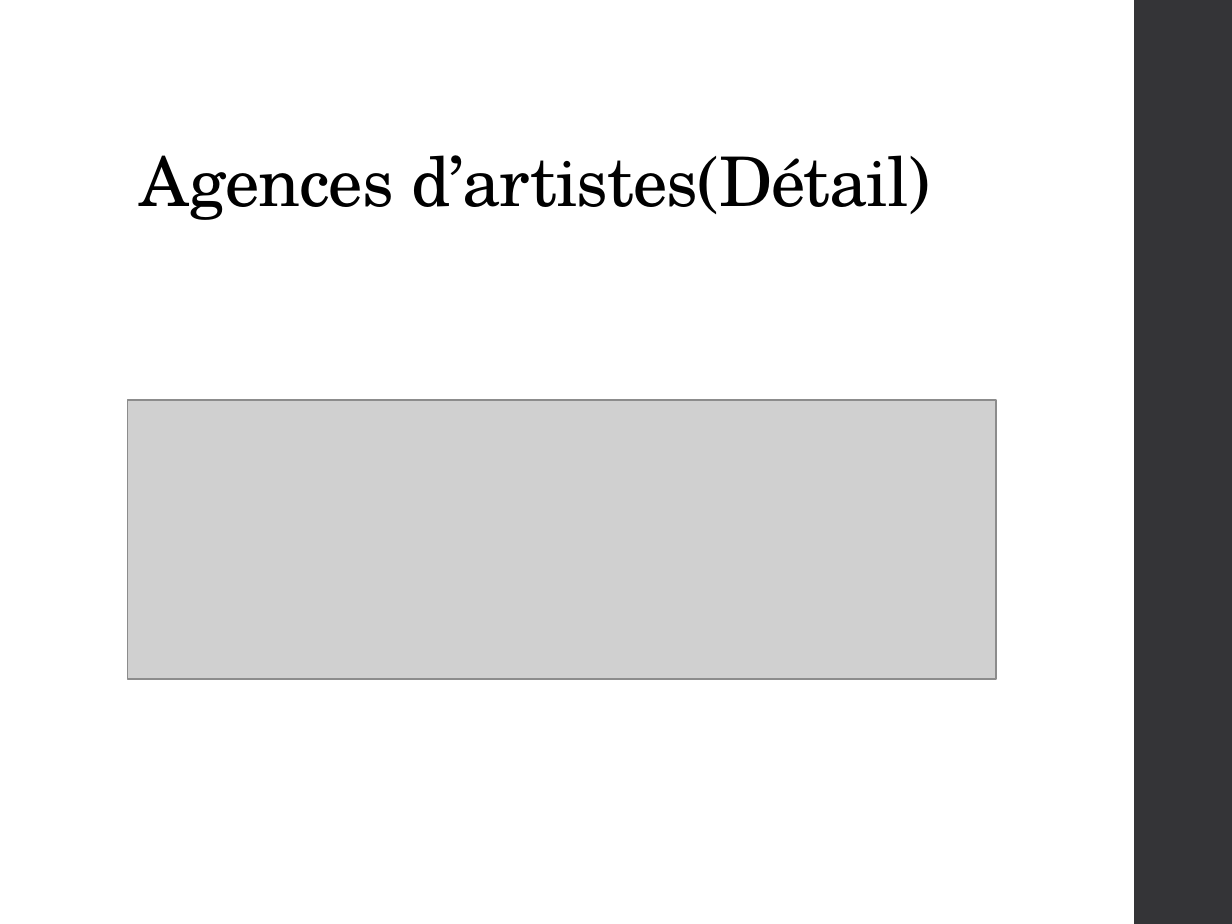
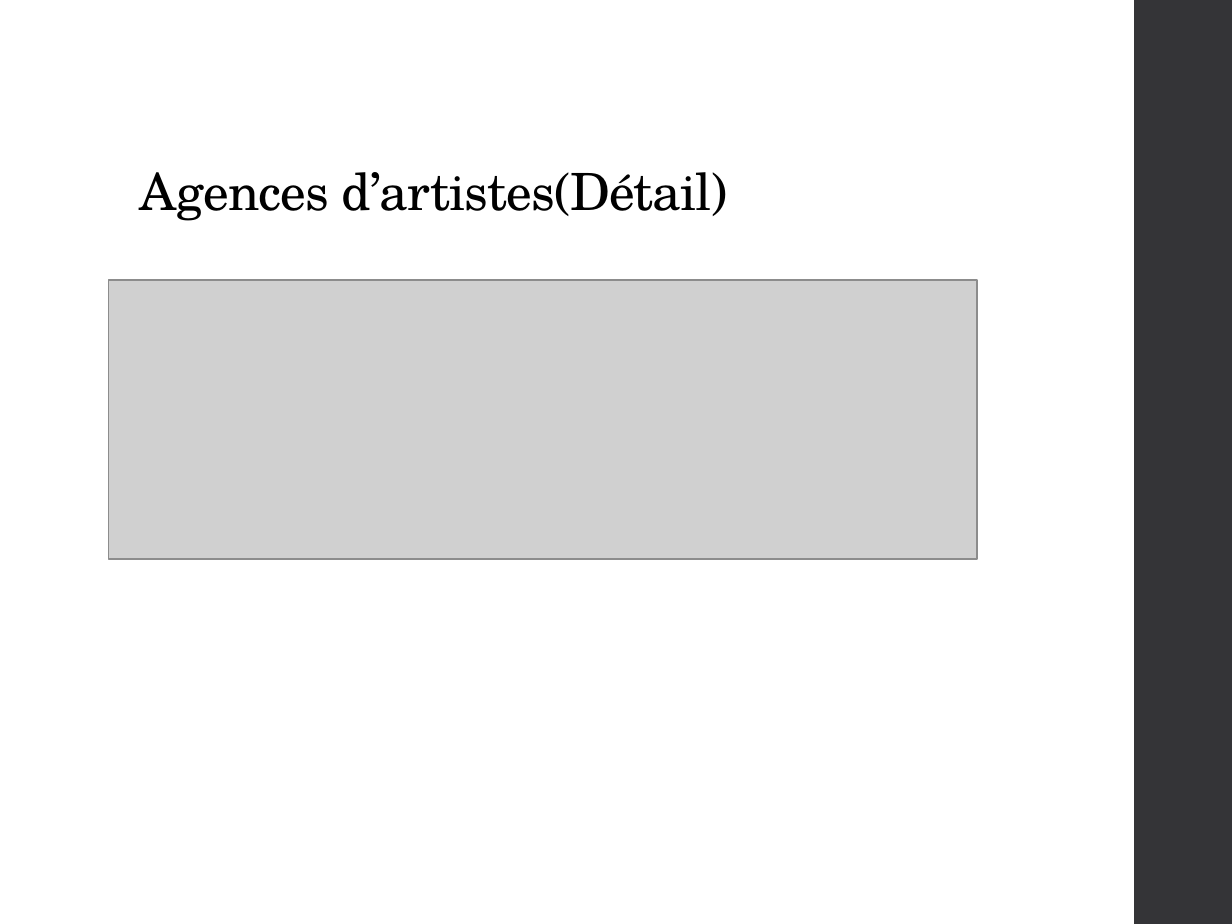
Before and after one commit to qwertyuu/Projet_fin_etudes_2016-2017, a slide deck: slide 7 of Gestion de projet/Présentations/PowerPoint.pptx. Drawn at 1232x924 pixels with LibreOffice and Linux fonts; fonts in the diff are those of the drawing; grey boxes stand for pictures. Boxes give left, top, right and bottom in pixels: in the first picture for what was removed or moved away, otherwise in the second. Text is boxed around its words. In the diff, an @@ line names an element or a change of style, - is before the commit and + after.

```diff
--- a/Gestion de projet/Présentations/PowerPoint.pptx
+++ b/Gestion de projet/Présentations/PowerPoint.pptx
@@ title "Agences d’artistes(Détail)" at (x1=140, y1=172, x2=728, y2=221): size 40 to 30 pt @@
@@ picture moved from (x1=127, y1=400, x2=995, y2=680) to (x1=108, y1=280, x2=977, y2=559) @@
```
Also in this commit, not shown: 16 other slides changed, 1 other file.
